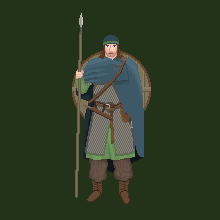
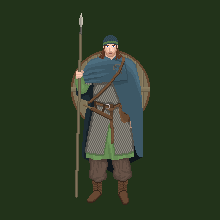
The second 220 x 220 image is a revision of the first. Changes to its layers:
painted on "Background" over [103, 35, 144, 205]
painted on "shield" over [71, 50, 151, 129]
